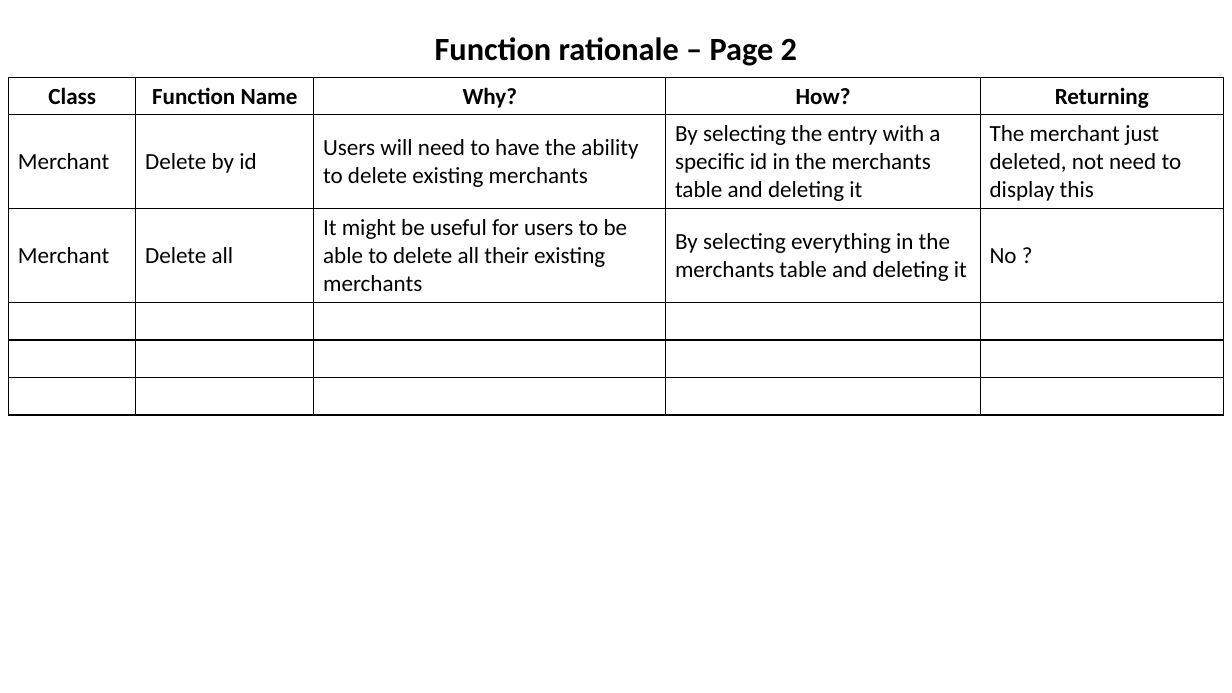
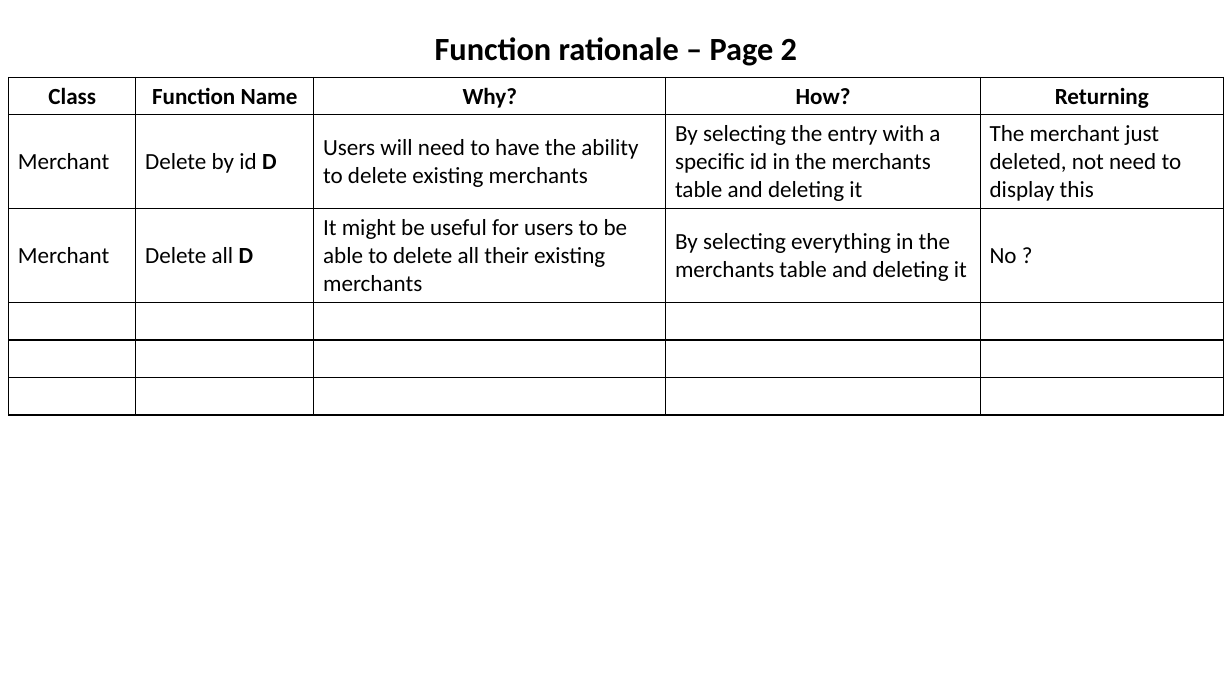
Before and after one commit to catf62/Budgee, a slide deck: slide 14 of Plans_Project_Management/Budget_App_Plan_08Nov2018.pptx (slide 13 before the commit). Drawn at 1232x693 pixels with LibreOffice and Linux fonts; fonts in the diff are those of the drawing. Boxes give left, top, right and bottom in pixels: in the first picture for what was removed or moved away, otherwise in the second. Text is boxed around its words. In the diff, an @@ line names an element or a change of style, - is before the commit and + after.

```diff
--- a/Plans_Project_Management/Budget_App_Plan_08Nov2018.pptx
+++ b/Plans_Project_Management/Budget_App_Plan_08Nov2018.pptx
@@ table at (8,78,1224,412) @@
-row 2, column 2: Delete by id
+row 2, column 2: Delete by id D
-row 3, column 2: Delete all
+row 3, column 2: Delete all D
```
Also in this commit, not shown: 1 other slide changed, 2 slides added, 1 other file.
